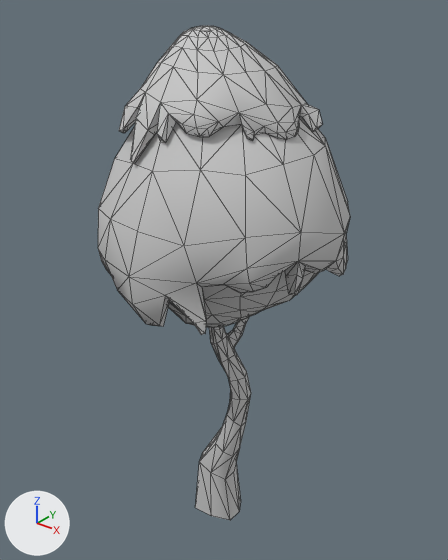
Before and after pictures for a commit that changed the FBX model Assets/Environment/natural_foliage/bob_tree_tallball_large.FBX.
The view is the same before and after, from a 50 mm camera at (8.12, -10.27, 13.04) aimed at (-0.23, 0.16, 6.57). Lighting does not change. The marker at lower left points along +X, +Y and +Z. Mesh edges are drawn as thin lines. Where no turn or scale is listed for an object, it has been applied to the vertices. Vertices at the same position are counted once.

The first picture shows 'ballbasic'.
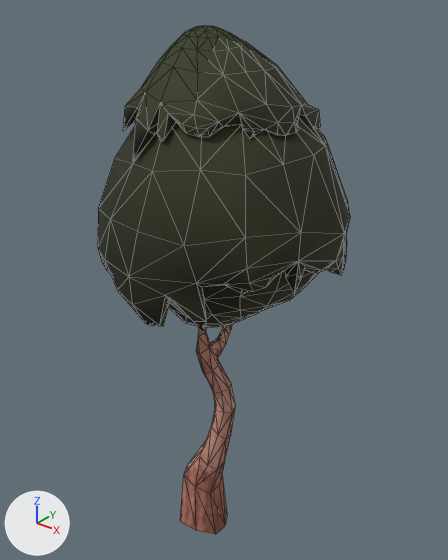
The newer file is also turned or shifted as a whole; pictures and numbers use the older file's frame.

Boxes (x1, y1, x2, y2) around the edits, measured in the pictures (448 x 560 px):
'ballbasic', reshaped
    before: (98, 26, 350, 520)
    after: (98, 26, 350, 534)
part 1 of me_mesh, added (brown)
    after: (180, 324, 236, 534)
part 2 of me_mesh, cut back
    before: (108, 243, 348, 520)
    after: (108, 243, 347, 333)
part 3 of me_mesh, cut back
    before: (119, 105, 322, 170)
    after: (123, 105, 320, 170)
part 4 of me_mesh, cut back
    both: (171, 26, 231, 46)
part 5 of me_mesh, recoloured
    both: (98, 26, 350, 327)

Diff of the bpy script that builds the scene:
```diff
--- a/Assets/Environment/natural_foliage/bob_tree_tallball_large.FBX.py
+++ b/Assets/Environment/natural_foliage/bob_tree_tallball_large.FBX.py
@@ img_tree_master_png @@
+img_tree_master_png = load_image('Tree_Master.png', '_unpacked/Tree_Master.png', 512, 512, 'sRGB')
@@ mat_tree_master @@
+mat_tree_master = principled_material('Tree_Master')
+mat_tree_master.texture = img_tree_master_png  # with its transparency
+mat_tree_master.roughness = 0.859
@@ me_mesh @@
 # used by ob_ballbasic; location = (0.0, 0.0, 0.0)
-me_mesh.from_pydata(...)  # 624 vertices, 1244 faces; spans x -2.9..2.9, y -2.62..2.62, z -0.16..12.19
+me_mesh.from_pydata(...)  # 507 vertices, 990 faces; spans x -2.9..2.9, y -2.62..2.62, z -0.16..12.19
+# me_mesh part 1: a new loose piece of 81 vertices spanning x -0.68..0.8, y -1.41..-0.37, z -0.16..6.1, in mat_tree_master (picture img_tree_master_png)
+# me_mesh part 2: 176 vertices removed from x -2.39..2.63, y -2.24..2.45, z -0.16..7.76; 33 vertices added at x -2.34..2.59, y -2.18..2.39, z 5.98..7.72
+# me_mesh part 3: 2 vertices moved from x -0.29..1.66, y 1.04..1.68, z 10.35..10.39 to x -0.31..1.68, y 0.68..1.72, z 10.31..10.42; 70 vertices removed from x -1.68..1.82, y -1.94..1.83, z 9.74..10.71; 26 vertices added at x -1.54..1.8, y -1.91..1.78, z 9.76..10.67
+# me_mesh part 4: 16 vertices removed from x -0.95..-0.29, y -0.39..0.35, z 11.99..12.16; 5 vertices added at x -0.86..-0.35, y -0.28..0.29, z 12.07..12.13
+# me_mesh part 5: 574 faces spanning x -2.9..2.9, y -2.62..2.62, z 5.65..12.19 switch from mat_initialshadinggroup (light grey #cacaca) to mat_tree_master (picture img_tree_master_png)
```
